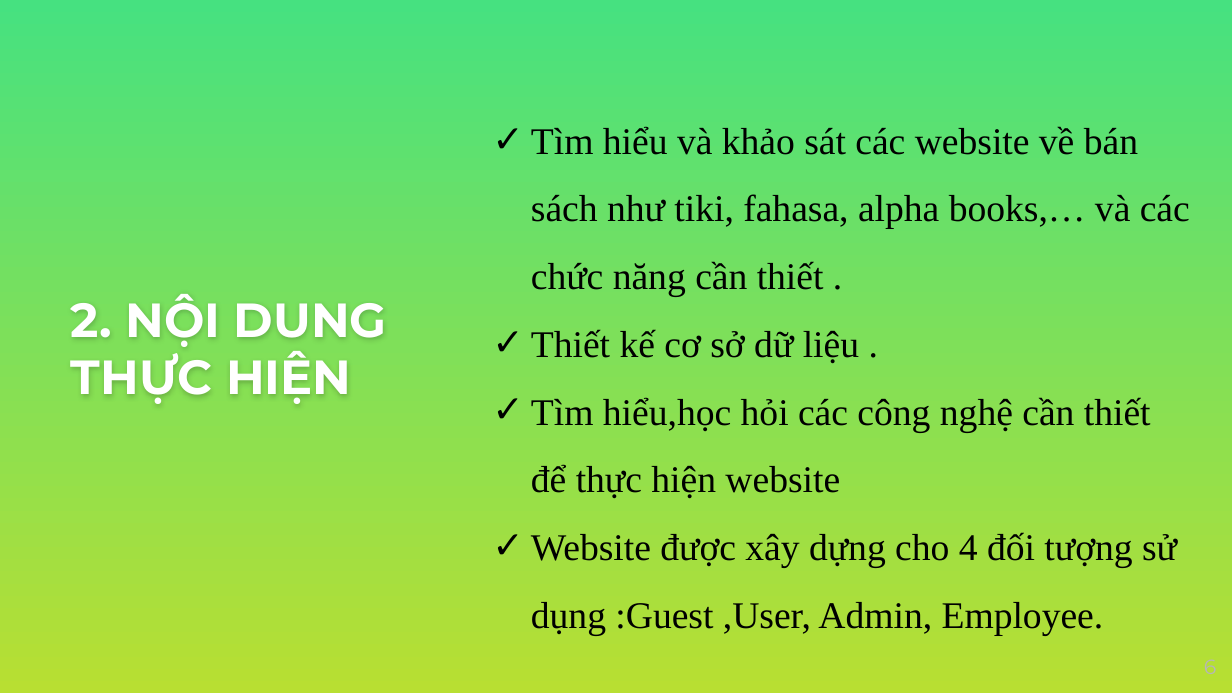
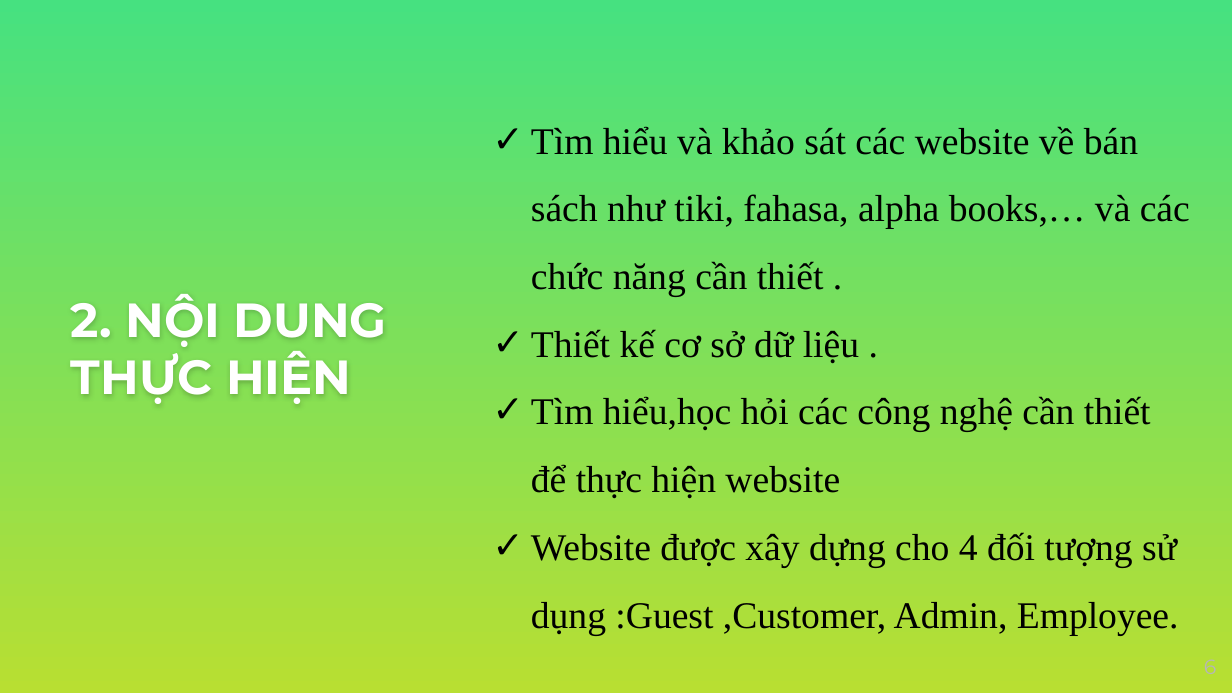
Before and after one commit to Graduation-Thesis-2020/Selling-Book, a slide deck: slide 6 of BAO-CAO/KLTN-Final-PhuocHung-QuangTan.pptx. Drawn at 1232x693 pixels with LibreOffice and Linux fonts; fonts in the diff are those of the drawing; background and template pictures are left out. Boxes give left, top, right and bottom in pixels: in the first picture for what was removed or moved away, otherwise in the second. Text is boxed around its words. In the diff, an @@ line names an element or a change of style, - is before the commit and + after.

```diff
--- a/BAO-CAO/KLTN-Final-PhuocHung-QuangTan.pptx
+++ b/BAO-CAO/KLTN-Final-PhuocHung-QuangTan.pptx
@@ text at (531,532,1179,636): text changed @@
-✓ Website được xây dựng cho 4 đối tượng sử dụng :Guest ,User, Admin, Employee.
+✓ Website được xây dựng cho 4 đối tượng sử dụng :Guest ,Customer, Admin, Employee.
```
Also in this commit, not shown: 2 other slides changed.
